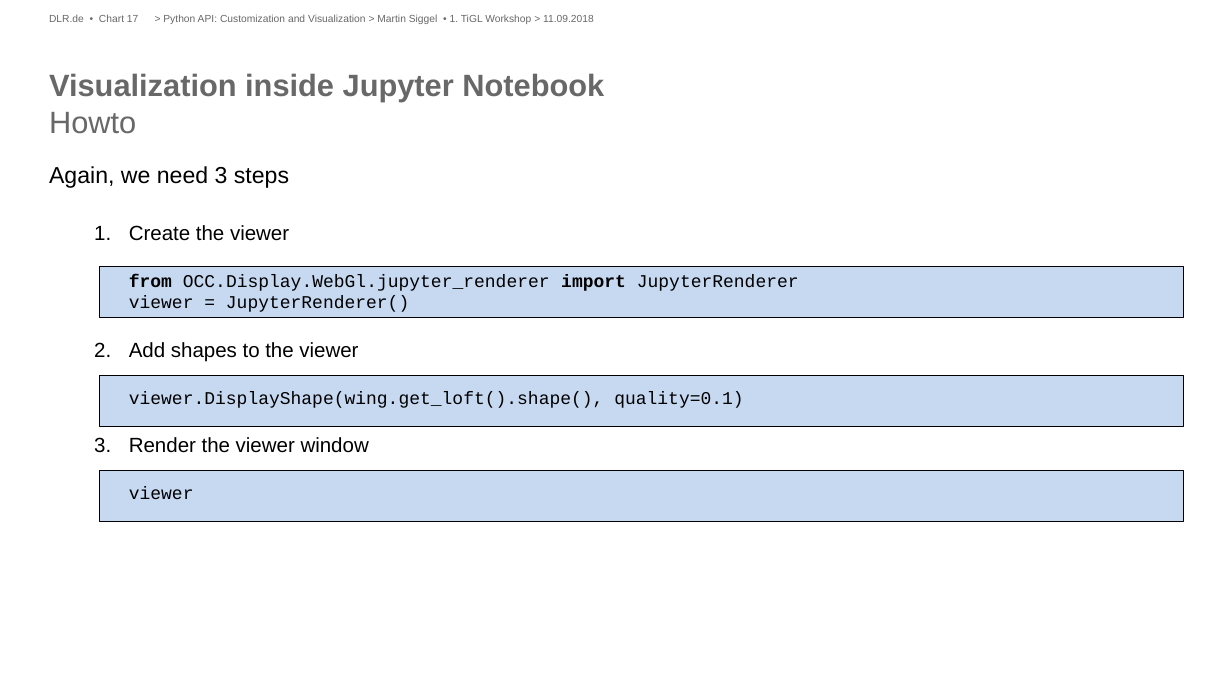
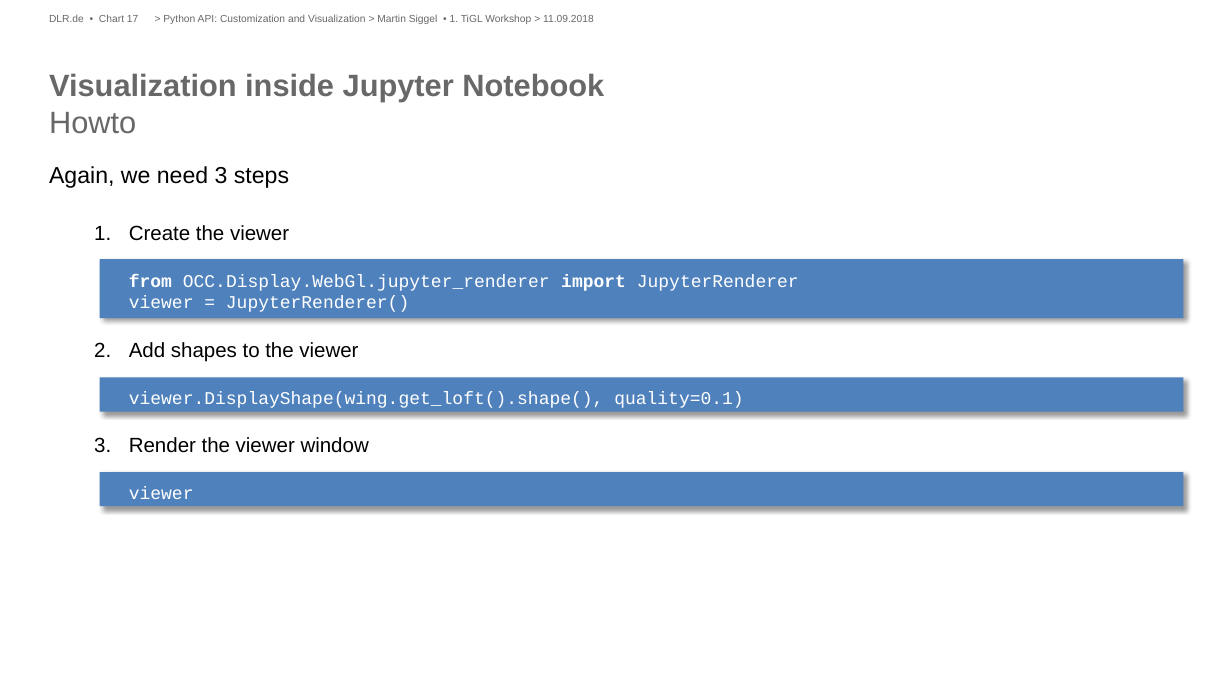
Before and after one commit to ganeshvivek/tigl-workshop, a slide deck: slide 17 of Presentations/Python API-Customization-Visualization.pptx. Drawn at 1232x693 pixels with LibreOffice and Linux fonts; fonts in the diff are those of the drawing; background and template pictures are left out. Boxes give left, top, right and bottom in pixels: in the first picture for what was removed or moved away, otherwise in the second. Text is boxed around its words. In the diff, an @@ line names an element or a change of style, - is before the commit and + after.

```diff
--- a/Presentations/Python API-Customization-Visualization.pptx
+++ b/Presentations/Python API-Customization-Visualization.pptx
@@ text at box(129, 225, 799, 499): text colour #000000 to #FFFFFF in "from OCC.Display.WebGl.jupyter_renderer import JupyterRender ...", "viewer.DisplayShape(wing.get_loft().shape(), quality=0.1)", "viewer" @@
@@ rectangle: place and size @@
-rectangle at box(100, 266, 1183, 317)
+rectangle at box(100, 260, 1183, 319)
@@ fill #C6D9F1 to #4F81BD; outline #000000 0.75 pt to none; shadow on in 3 elements at box(100, 260, 1183, 319), box(100, 472, 1183, 506), box(100, 378, 1183, 412) @@
@@ rectangle: place and size @@
-rectangle at box(100, 376, 1183, 427)
+rectangle at box(100, 378, 1183, 412)
@@ rectangle: place and size @@
-rectangle at box(100, 470, 1183, 521)
+rectangle at box(100, 472, 1183, 506)
```
Also in this commit, not shown: 5 other slides changed, 3 other files.
